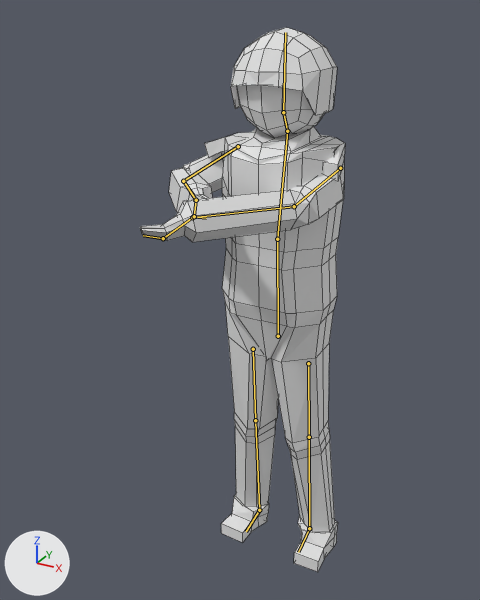
A saved change to the Blender file TopDown/Assets/Models/ALTAnimatedCharacter.blend.
Before and after are seen from a 50 mm camera at (5.35, -11.41, 12.03) aimed at (-0.49, -0.78, 6.72). The lights are fixed; the arrows at lower left show +X, +Y and +Z. Both versions are drawn at frame 1 of the action 'Hold_AR'; the numbers are the values there. The bones that bend it are drawn over the model as lines. Mesh edges are drawn as thin lines.
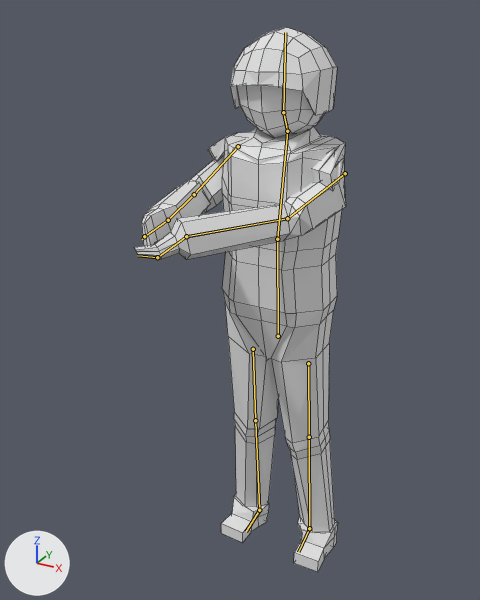
Location of each change, [x1, y1, x2, y2] in pixels of the pictures (480 x 600 px):
'Cube', posed: before [140, 27, 345, 572]; after [134, 27, 346, 572]
bone 'Bicep.L', root to tip: before (340, 168) to (294, 206); after (345, 173) to (287, 218)
bone 'Forearm.L', root to tip: before (294, 206) to (192, 217); after (287, 218) to (186, 236)
bone 'Bicep.R', root to tip: before (238, 146) to (183, 181); after (238, 146) to (194, 194)
bone 'Forearm.R', root to tip: before (183, 181) to (196, 200); after (194, 194) to (168, 220)
bone 'Hand.R', root to tip: before (196, 200) to (194, 216); after (168, 220) to (144, 236)

What changed in the scene script:
```text
Change bone_bicep_l:
    where bone_bicep_l = bpy.data.objects['Armature'].pose.bones['Bicep.L']  # child of 'Chest'
    bone_bicep_l.location: (-0.03, 0.0, 0.01) -> (0.33, 0.25, 0.07)
    bone_bicep_l.rotation_quaternion: (0.622, -0.053, 0.231, -0.746) -> (0.493, -0.092, 0.323, -0.803)  # degrees (-25, 12, -103) -> degrees (-38, 10, -120)
Change bone_forearm_l:
    where bone_forearm_l = bpy.data.objects['Armature'].pose.bones['Forearm.L']  # child of 'Bicep.L'
    bone_forearm_l.rotation_quaternion: (0.845, -0.101, -0.493, -0.183) -> (0.83, 0.027, -0.551, -0.076)  # degrees (1, -60, -25) -> degrees (18, -66, -22)
Change bone_bicep_r:
    where bone_bicep_r = bpy.data.objects['Armature'].pose.bones['Bicep.R']  # child of 'Chest'
    bone_bicep_r.rotation_quaternion: (0.967, -0.244, 0.004, 0.068) -> (0.898, -0.424, -0.001, 0.119)  # degrees (-28, 2, 7) -> degrees (-50, 6, 13)
Change bone_forearm_r:
    where bone_forearm_r = bpy.data.objects['Armature'].pose.bones['Forearm.R']  # child of 'Bicep.R'
    bone_forearm_r.rotation_quaternion: (0.575, 0.056, -0.111, 0.808) -> (0.819, 0.02, -0.128, 0.56)  # degrees (-7, -13, 110) -> degrees (-7, -13, 69)
Change bone_hand_r:
    where bone_hand_r = bpy.data.objects['Armature'].pose.bones['Hand.R']  # child of 'Forearm.R'
    bone_hand_r.rotation_quaternion: (1.0, 0.0, 0.0, 0.0) -> (0.979, 0.189, -0.058, 0.046)  # degrees (0, 0, 0) -> degrees (22, -8, 4)
```
